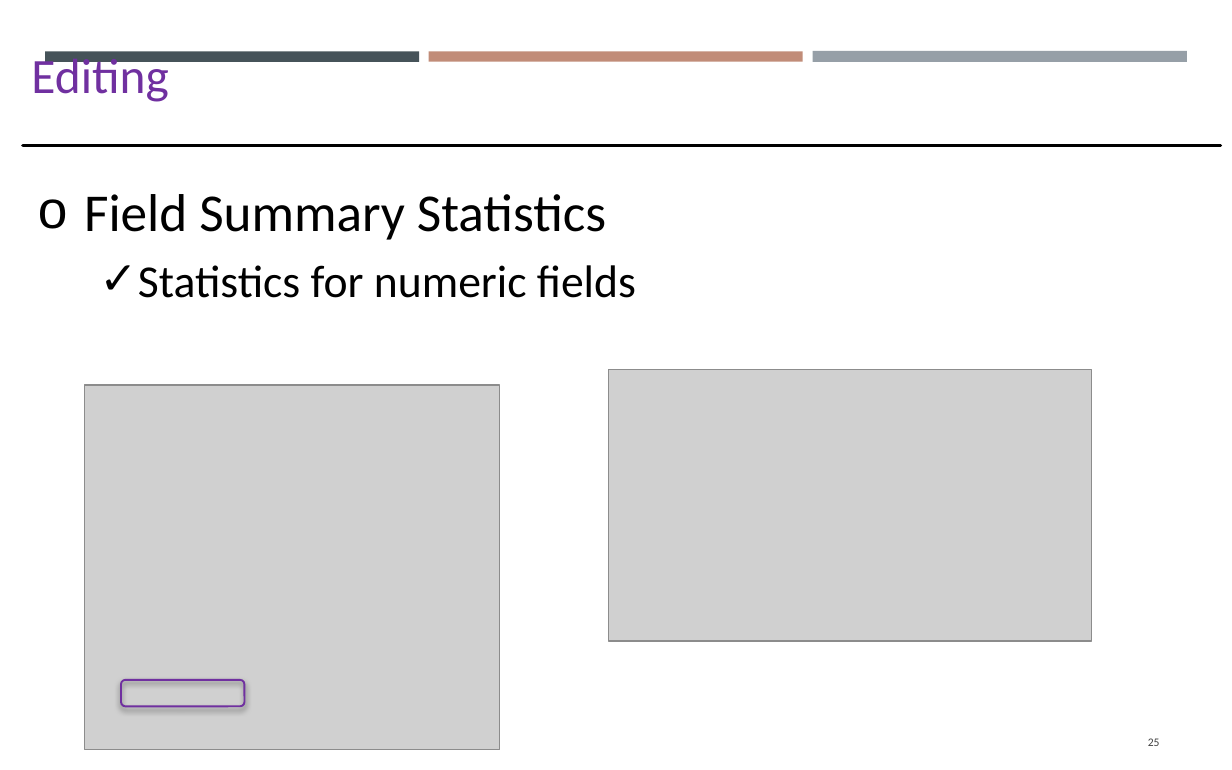
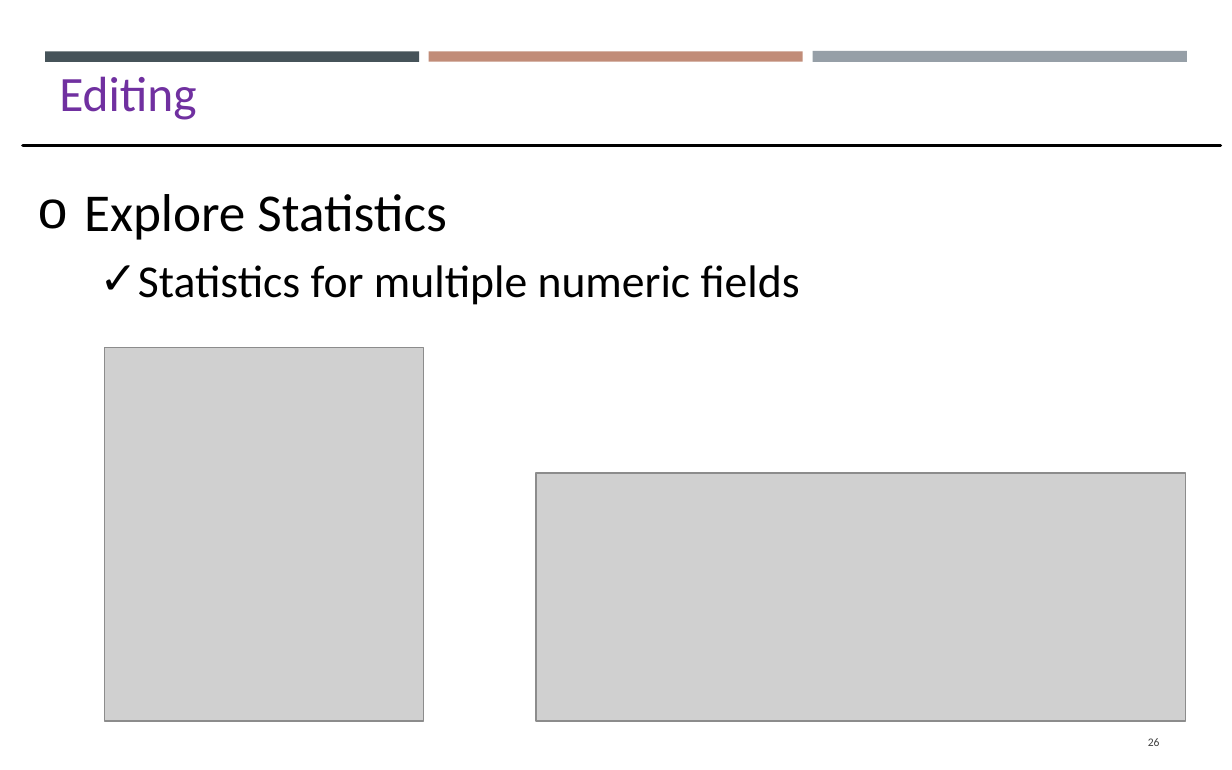
Before and after one commit to gisynw/GIS_I, a slide deck: slide 26 of docs/Lectures/Week05/Week05_GEOG2475_TU.pptx (slide 25 before the commit). Drawn at 1232x770 pixels with LibreOffice and Linux fonts; fonts in the diff are those of the drawing; grey boxes stand for pictures. Boxes give left, top, right and bottom in pixels: in the first picture for what was removed or moved away, otherwise in the second. Text is boxed around its words. In the diff, an @@ line names an element or a change of style, - is before the commit and + after.

```diff
--- a/docs/Lectures/Week05/Week05_GEOG2475_TU.pptx
+++ b/docs/Lectures/Week05/Week05_GEOG2475_TU.pptx
@@ text "Editing" rewrapped from (31, 53, 168, 102) to (59, 76, 196, 120) @@
@@ text at (84, 194, 800, 305): text changed @@
-o Field Summary Statistics
-  ✓ Statistics for numeric fields
+o Explore Statistics
+  ✓ Statistics for multiple numeric fields
@@ picture: place and size @@
-picture at (85, 385, 500, 750)
+picture at (104, 348, 423, 721)
@@ picture removed at (608, 370, 1091, 641) @@
@@ picture added at (537, 472, 1187, 720) @@
@@ rounded rectangle removed at (120, 680, 244, 706) @@
@@ page number at (1148, 738, 1160, 746): text changed @@
-25
+26
```
Also in this commit, not shown: 9 other slides changed, 3 slides added, 3 slides removed, 24 other files.
